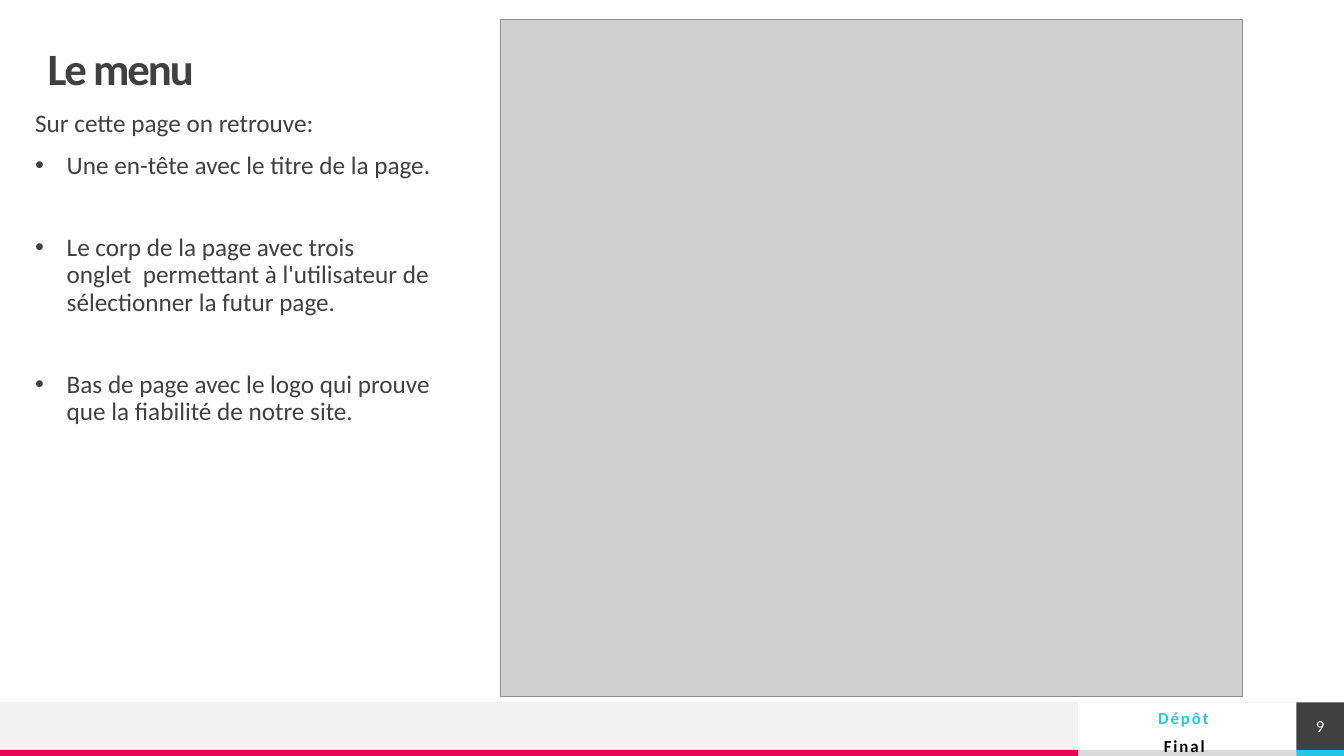
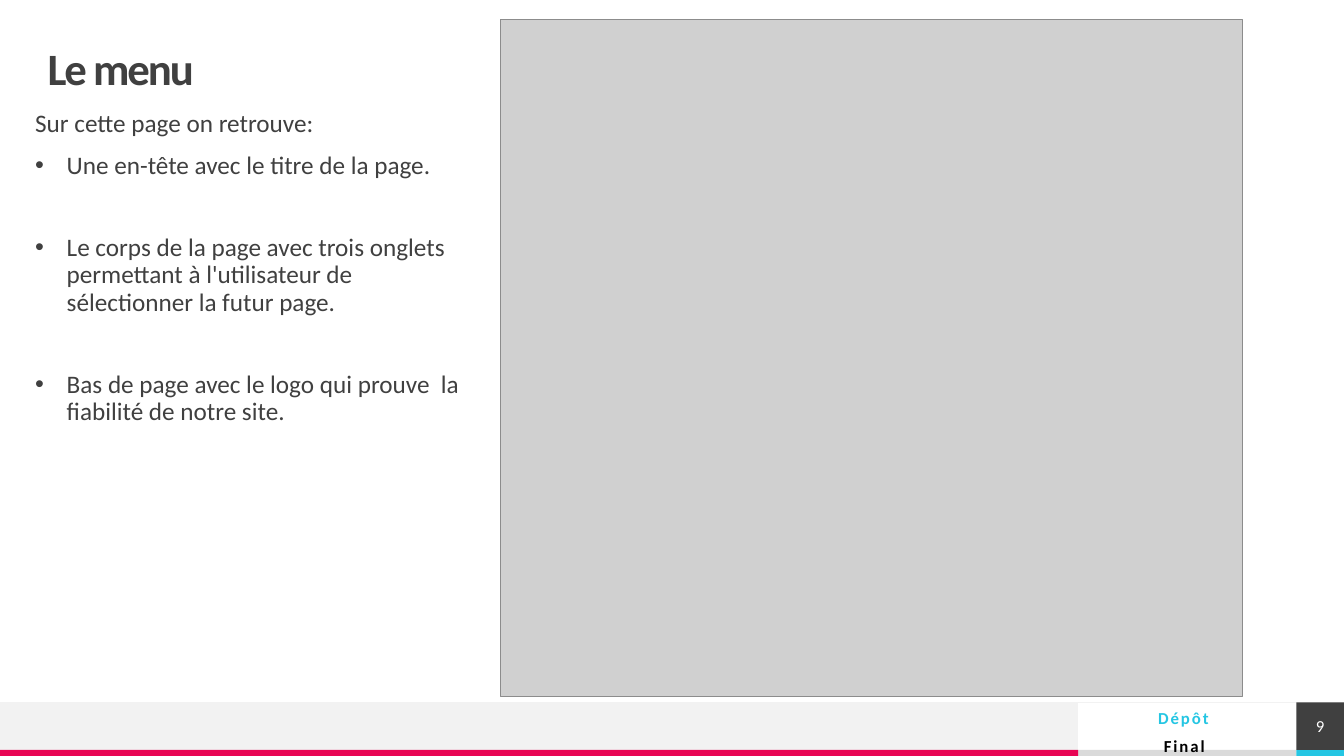
Before and after one commit to clementfert/covid, a slide deck: slide 9 of presentation_final/Présentation_finale.pptx. Drawn at 1344x756 pixels with LibreOffice and Linux fonts; fonts in the diff are those of the drawing; grey boxes stand for pictures. Boxes give left, top, right and bottom in pixels: in the first picture for what was removed or moved away, otherwise in the second. Text is boxed around its words. In the diff, an @@ line names an element or a change of style, - is before the commit and + after.

```diff
--- a/presentation_final/Présentation_finale.pptx
+++ b/presentation_final/Présentation_finale.pptx
@@ text at (67,238,459,420): text changed @@
-• Le corp de la page avec trois onglet permettant à l'utilisateur de sélectionner la futur page.
-• Bas de page avec le logo qui prouve que la fiabilité de notre site.
+• Le corps de la page avec trois onglets permettant à l'utilisateur de sélectionner la futur page.
+• Bas de page avec le logo qui prouve la fiabilité de notre site.
```
Also in this commit, not shown: 7 other slides changed, 3 other files.
